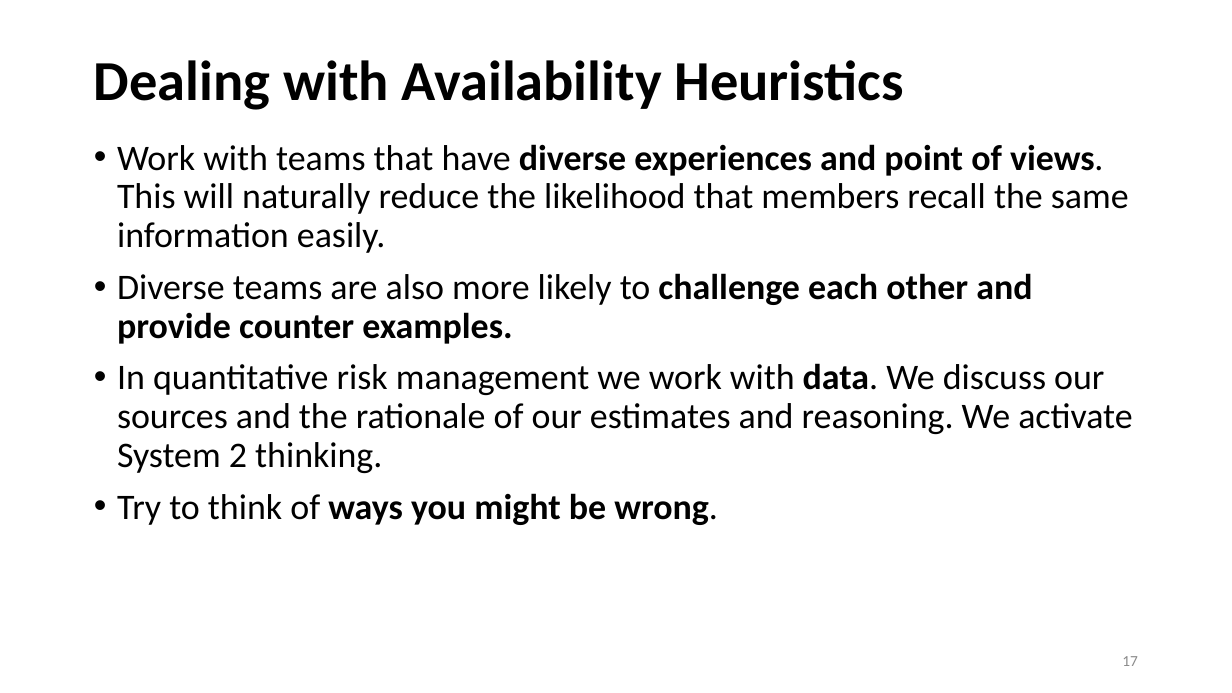
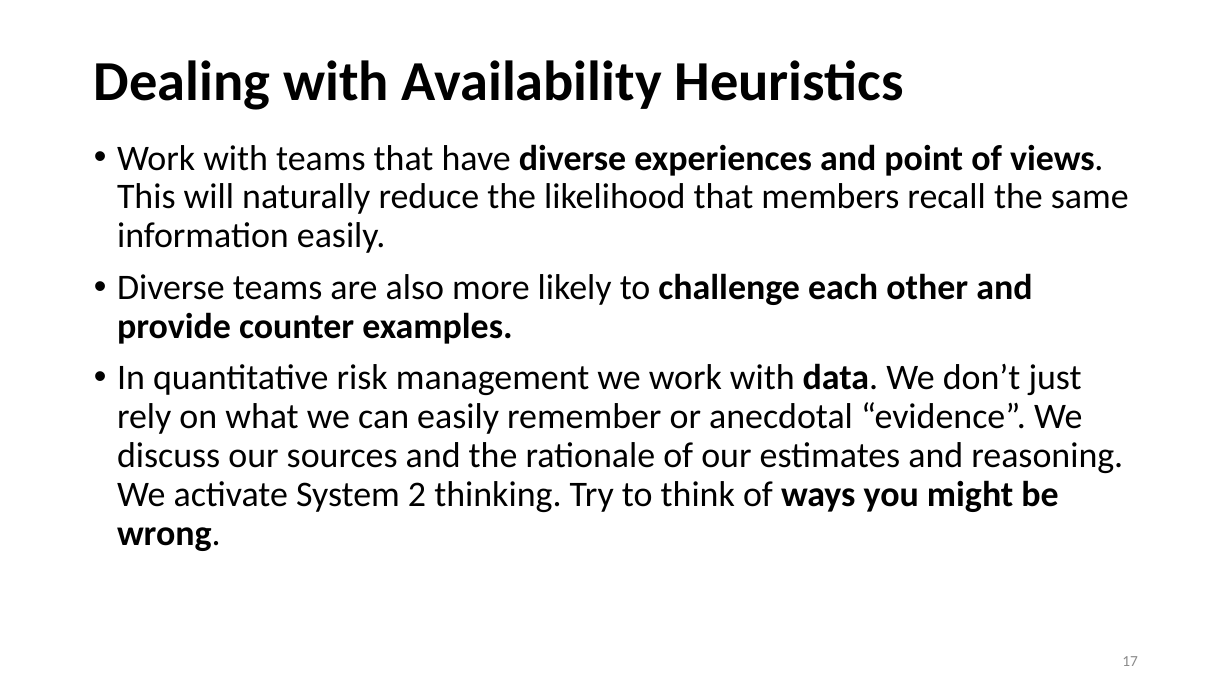
Before and after one commit to OSUso/FAIR-Open-Course, a slide deck: slide 17 of FAIR Open Course - Module 01b - Cognitive Biases.pptx. Drawn at 1232x693 pixels with LibreOffice and Linux fonts; fonts in the diff are those of the drawing. Boxes give left, top, right and bottom in pixels: in the first picture for what was removed or moved away, otherwise in the second. Text is boxed around its words. In the diff, an @@ line names an element or a change of style, - is before the commit and + after.

```diff
--- a/FAIR Open Course - Module 01b - Cognitive Biases.pptx
+++ b/FAIR Open Course - Module 01b - Cognitive Biases.pptx
@@ text at box(117, 363, 1123, 551): text changed @@
-• In quantitative risk management we work with data. We discuss our sources and the rationale of our estimates and reasoning. We activate System 2 thinking.
-• Try to think of ways you might be wrong.
+• In quantitative risk management we work with data. We don’t just rely on what we can easily remember or anecdotal “evidence”. We discuss our sources and the rationale of our estimates and reasoning. We activate System 2 thinking. Try to think of ways you might be wrong.
```
Also in this commit, not shown: 8 other slides changed, 2 other files.
